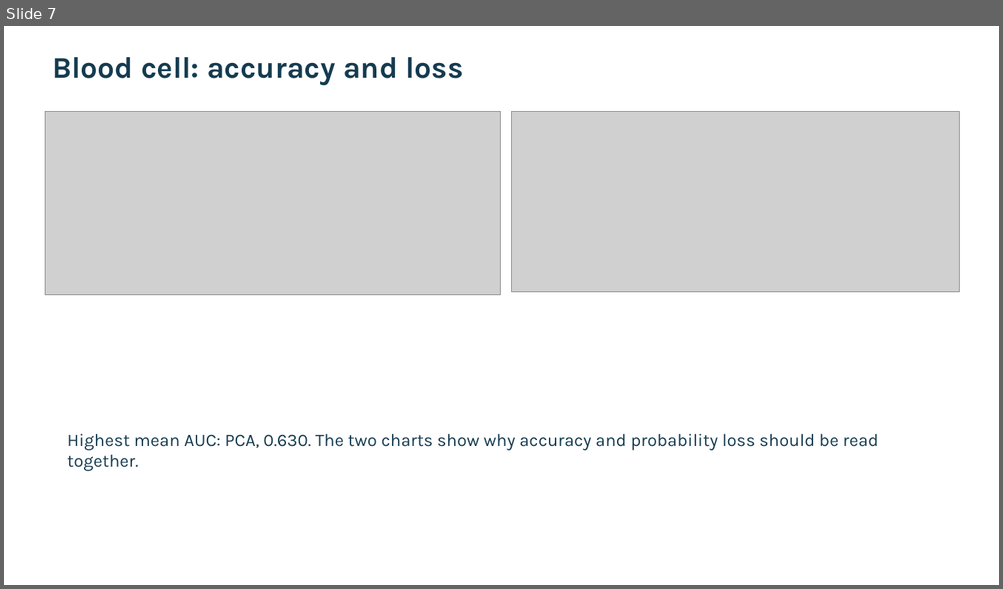
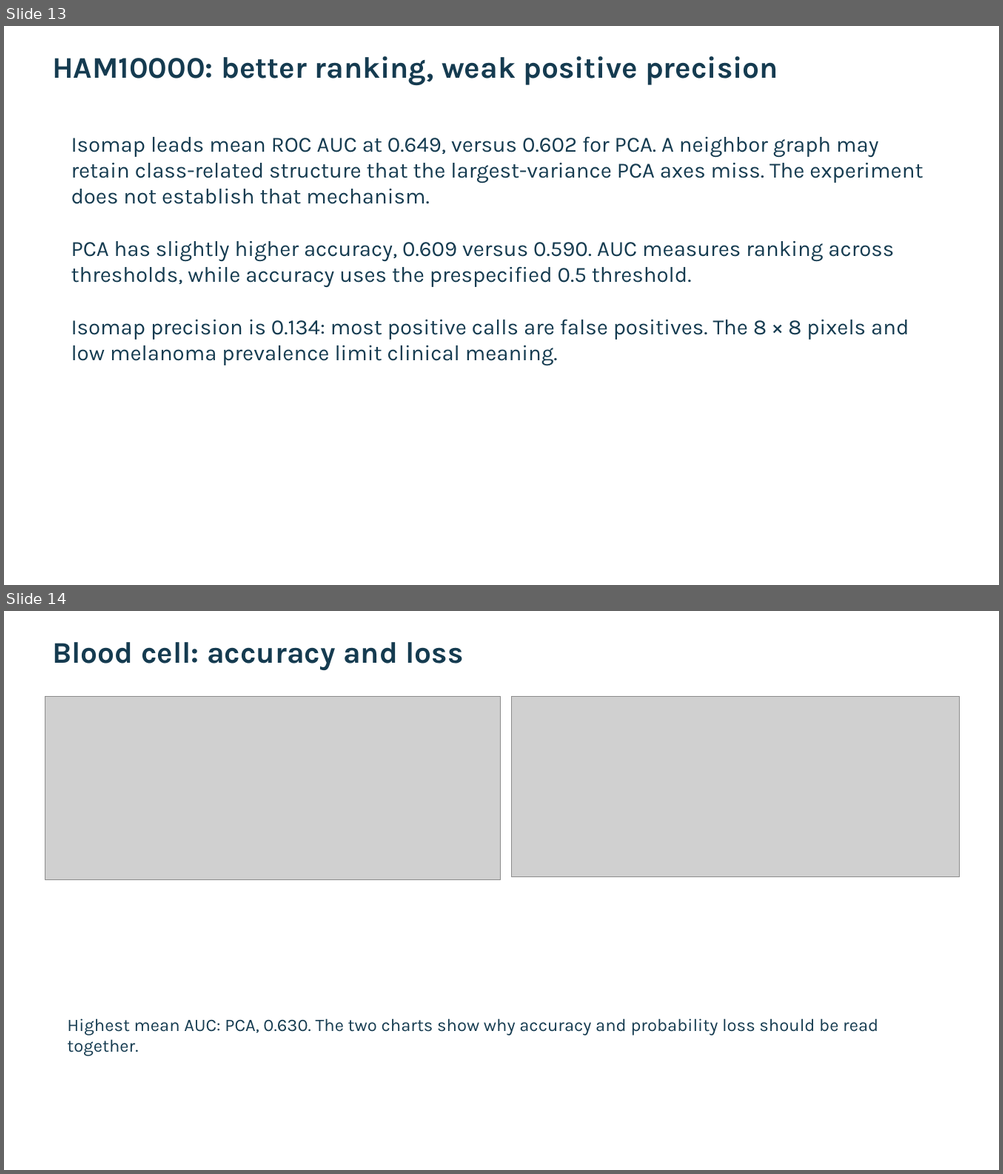
Before and after one commit to Gamila-Elfayoumi/comparing-classification-methods, a slide deck: deliverables/AML_presentation.pptx. Shown one above the other, each under a label of ours: slide 7 before the commit, slides 13 and 14 after it. The pictures are 1003x589 and 1003x1174 pixels, drawn with LibreOffice and Linux fonts; fonts in the diff are those of the drawing; grey boxes stand for pictures. Boxes give left, top, right and bottom in pixels: in the first picture for what was removed or moved away, otherwise in the second. Text is boxed around its words. In the diff, an @@ line names an element or a change of style, - is before the commit and + after.

```diff
--- a/deliverables/AML_presentation.pptx
+++ b/deliverables/AML_presentation.pptx
@@ slide 13 added at (x1=4, y1=26, x2=999, y2=585), background #FFFFFF @@
@@ text added at (x1=52, y1=56, x2=778, y2=86), 29 pt, text #153B50, bold @@
+HAM10000: better ranking, weak positive precision
@@ text added at (x1=71, y1=136, x2=922, y2=366), 21 pt, text #153B50 @@
+Isomap leads mean ROC AUC at 0.649, versus 0.602 for PCA. A neighbor graph may retain class-related structure that the largest-variance PCA axes miss. The experiment does not establish that mechanism.
+PCA has slightly higher accuracy, 0.609 versus 0.590. AUC measures ranking across thresholds, while accuracy uses the prespecified 0.5 threshold.
+Isomap precision is 0.134: most positive calls are false positives. The 8 × 8 pixels and low melanoma prevalence limit clinical meaning.
@@ what was slide 7 is now slide 14 @@
```
Also in this commit, not shown: 10 other slides added, 2 other files.
